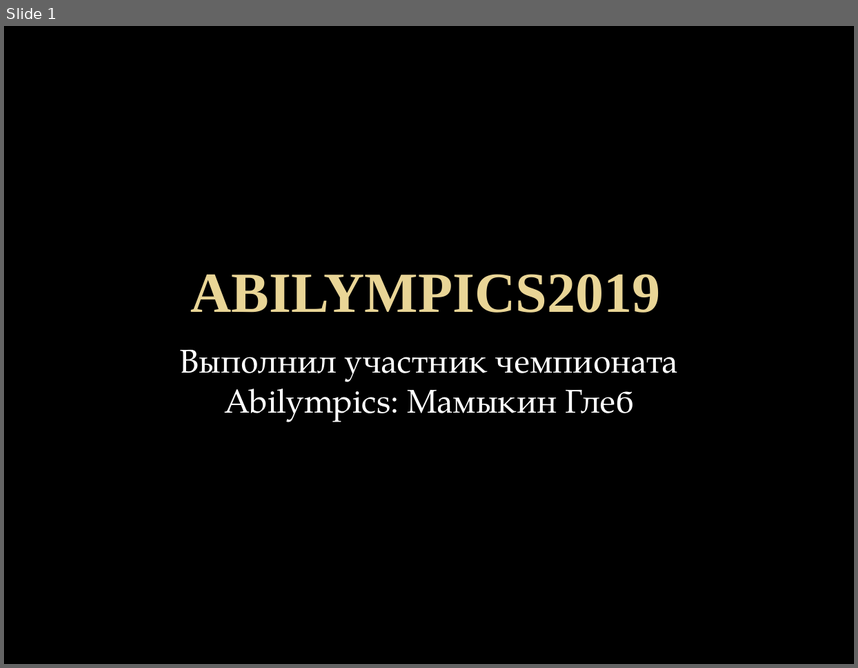
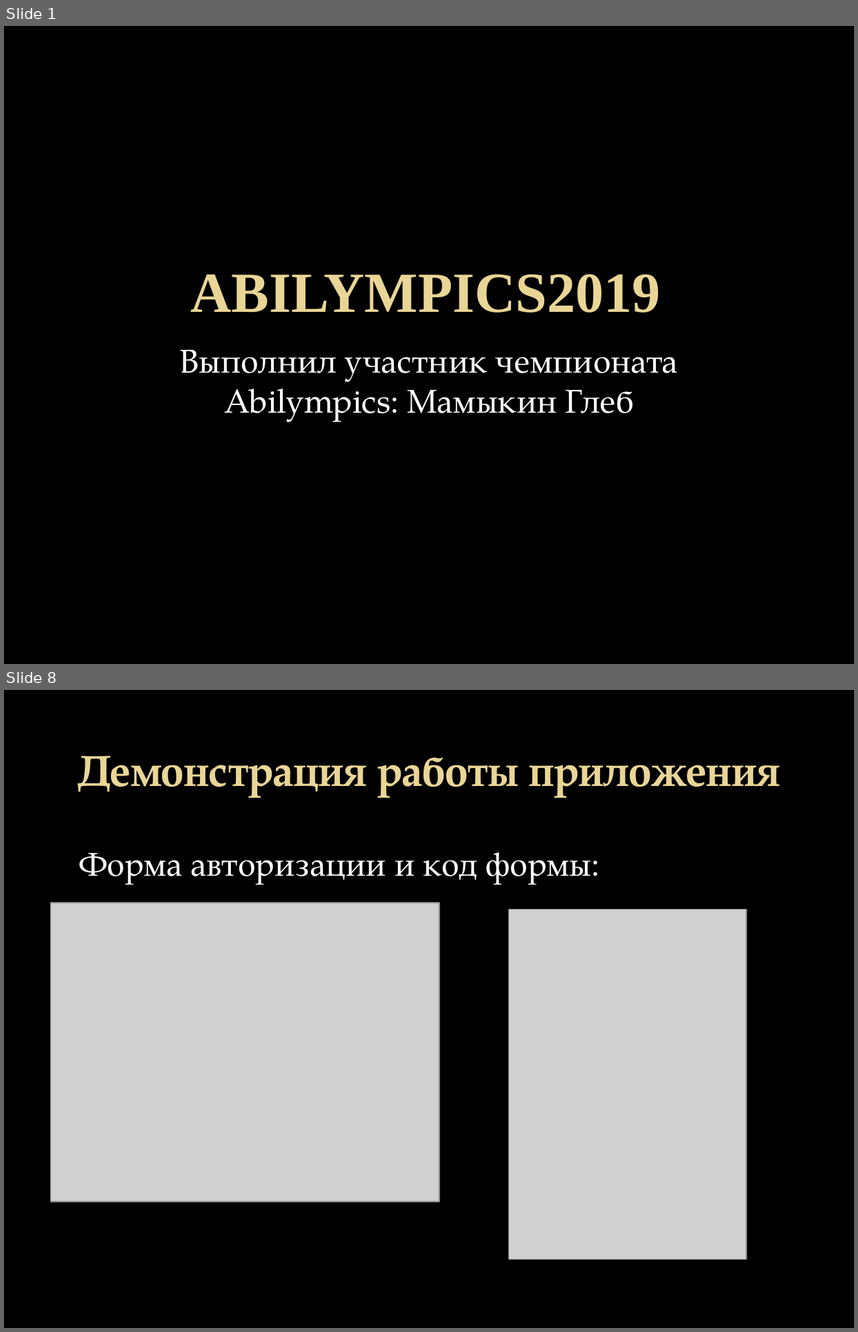
Before and after one commit to Krak12/Abilympics2.0, a slide deck: Abilympics2.0.pptx. Shown one above the other, each under a label of ours: slide 1 before the commit, slides 1 and 8 after it; the slides between them are not shown. The pictures are 858x668 and 858x1332 pixels, drawn with LibreOffice and Linux fonts; fonts in the diff are those of the drawing; grey boxes stand for pictures; background and template pictures are left out. Boxes give left, top, right and bottom in pixels: in the first picture for what was removed or moved away, otherwise in the second. Text is boxed around its words. In the diff, an @@ line names an element or a change of style, - is before the commit and + after.

```diff
--- a/Abilympics2.0.pptx
+++ b/Abilympics2.0.pptx
@@ slide 8 added at (4,690,854,1328), background picture (left out) @@
@@ title added at (77,756,780,798), 36.9 pt, text gradient #EAD696 to #E7D081, bold @@
+Демонстрация работы приложения
@@ text added at (80,852,592,884), 28 pt, text #FFFFFF @@
+Форма авторизации и код формы:
@@ picture added at (51,903,439,1202) @@
@@ picture added at (509,909,747,1259) @@
```
Also in this commit, not shown: 15 other slides added, 16 slides removed, 2 other files.
